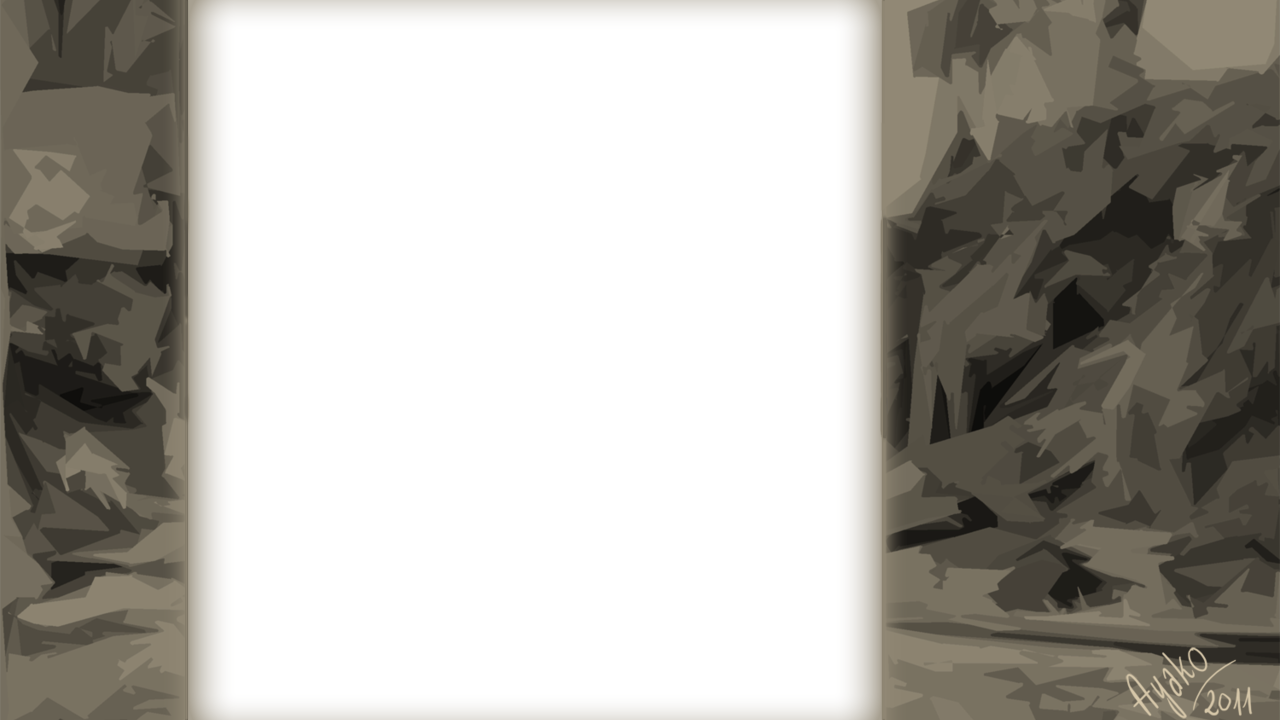
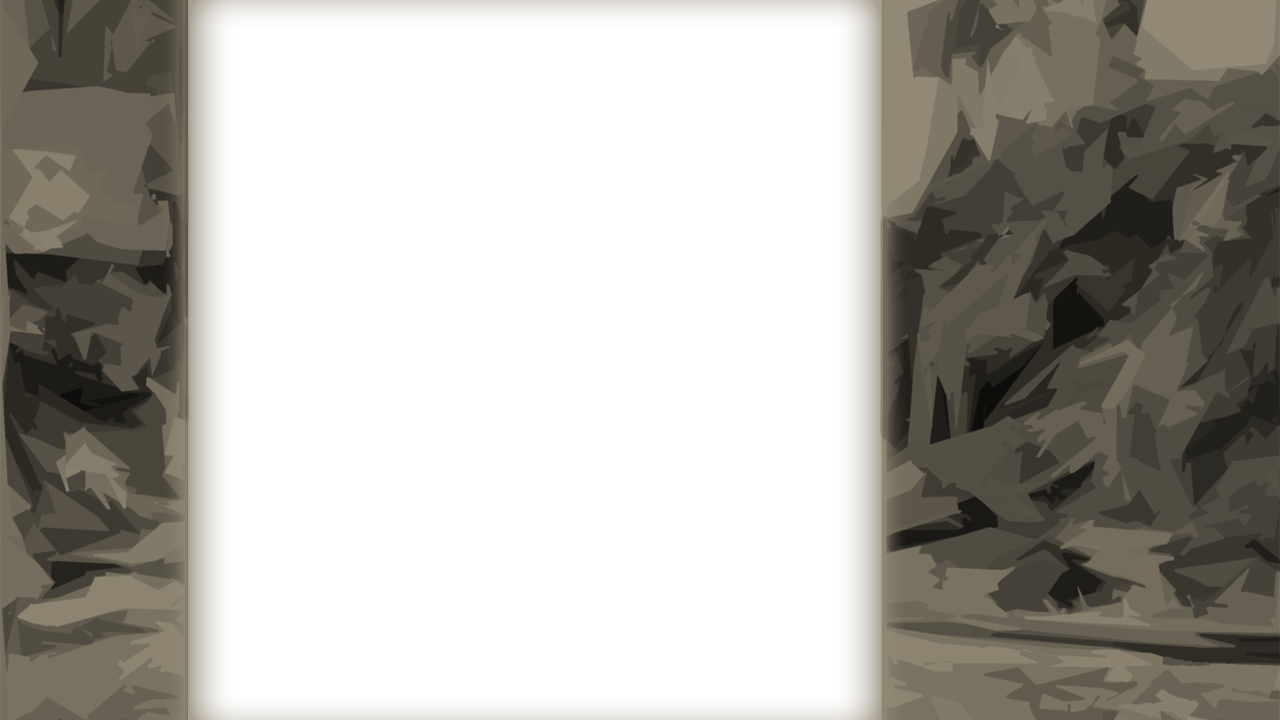
Layered file, before and after one edit (1280 × 720). Changes by layer:
added layer "Layer 1" above "Warstwa 0" over [1110, 646, 1254, 720]
